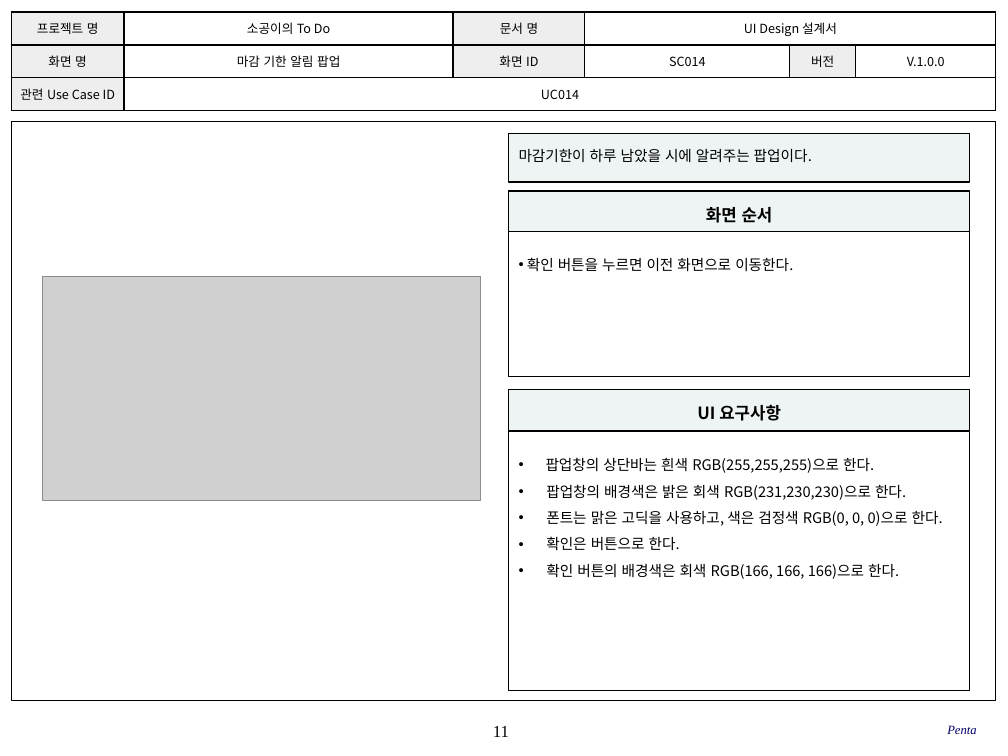
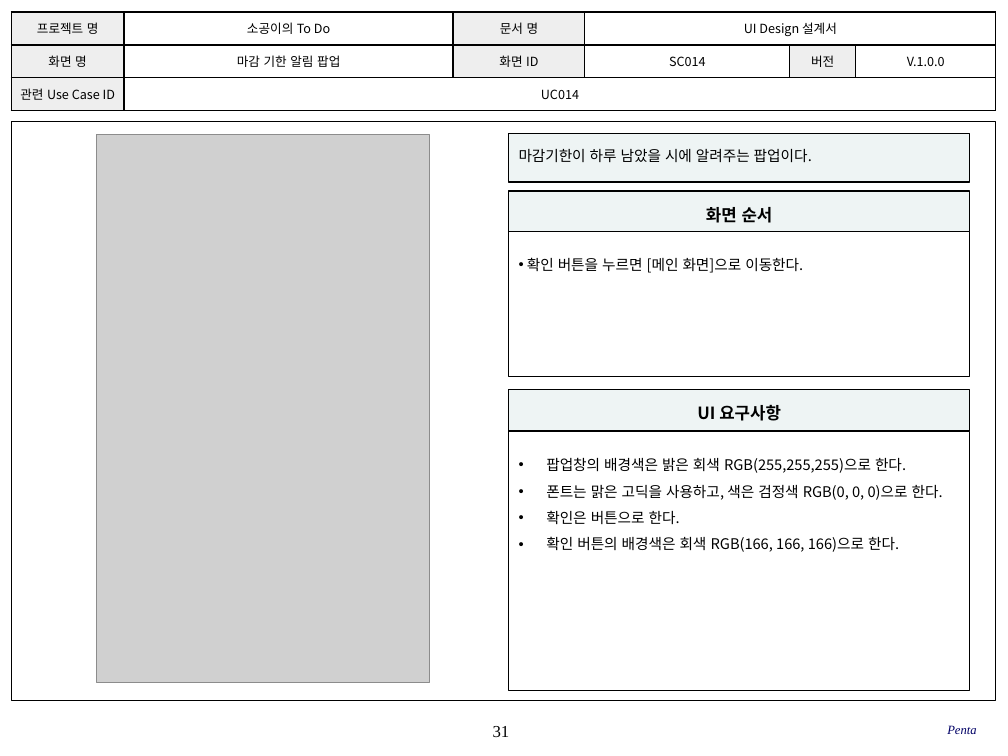
Before and after one commit to SE-admin/SE2017_5_mixharmony, a slide deck: slide 31 of doc/3_ 설계서/UI Design_05_penta.pptx (slide 11 before the commit). Drawn at 1008x756 pixels with LibreOffice and Linux fonts; fonts in the diff are those of the drawing; grey boxes stand for pictures; background and template pictures are left out. Boxes give left, top, right and bottom in pixels: in the first picture for what was removed or moved away, otherwise in the second. Text is boxed around its words. In the diff, an @@ line names an element or a change of style, - is before the commit and + after.

```diff
--- a/doc/3_ 설계서/UI Design_05_penta.pptx
+++ b/doc/3_ 설계서/UI Design_05_penta.pptx
@@ picture added at <box>97,135,429,682</box> @@
@@ text in rectangle at <box>527,257,803,273</box>: text changed @@
-• 확인 버튼을 누르면 이전 화면으로 이동한다.
+• 확인 버튼을 누르면 [메인 화면]으로 이동한다.
@@ picture removed at <box>42,277,480,501</box> @@
@@ text in rectangle at <box>546,457,906,473</box>: text changed @@
-• 팝업창의 상단바는 흰색 RGB(255,255,255)으로 한다.
-• 팝업창의 배경색은 밝은 회색 RGB(231,230,230)으로 한다.
+• 팝업창의 배경색은 밝은 회색 RGB(255,255,255)으로 한다.
@@ page number at <box>493,726,510,737</box>: text changed @@
-11
+31
```
Also in this commit, not shown: 12 other slides changed, 20 slides added.
